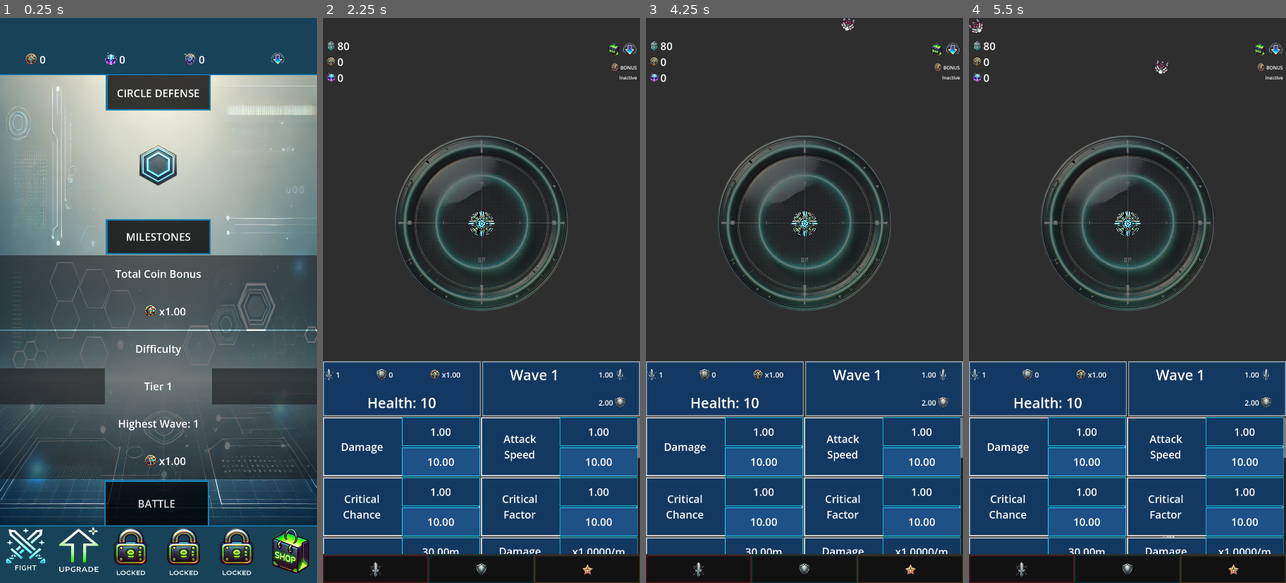
Above: before the commit, frames 1-4 (left to right).
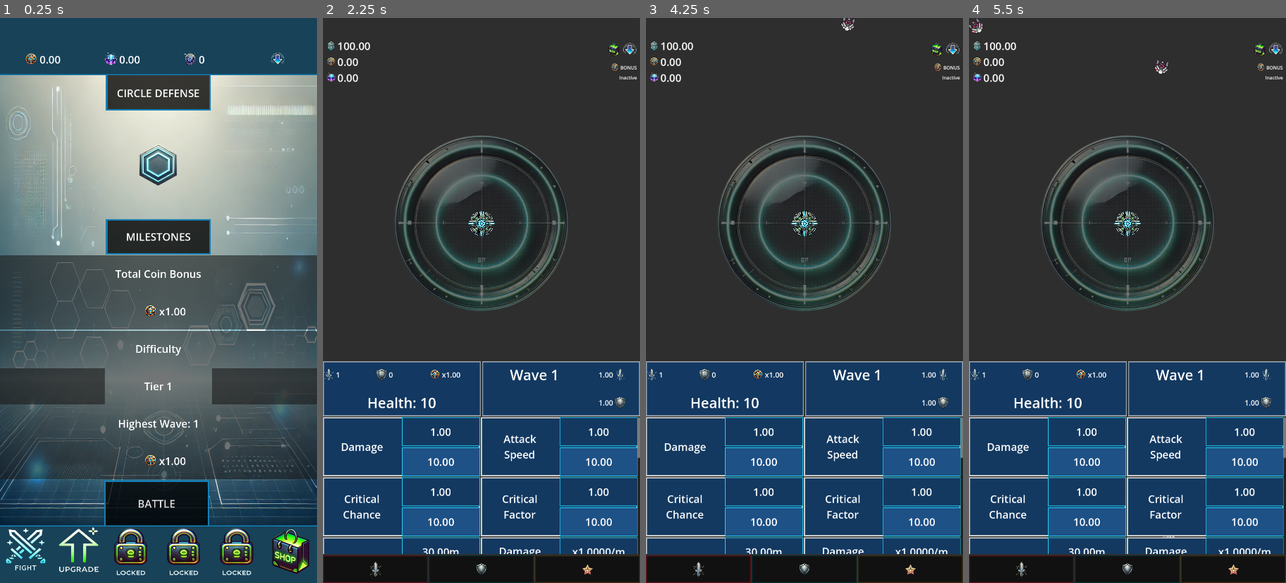
Above: after the commit, the same moments.

Repository: ascyrax/circle-defence
Game: Godot game, scene res://main.tscn
The game is run twice, just before and just after one commit, with the same random seed, the same clock (stepped at 60 frames per second) and the same inputs.
Inputs (mouse positions are in pixels of both pictures, inside the frame that each line leads up to):
- Up to frame 1 (0.25 s): no input
- Up to frame 2 (2.25 s): click (376, 385) at 0.5 s; click (586, 385) at 1.25 s; click "BATTLE" at 2 s
- Up to frame 3 (4.25 s): tap Enter at 2.75 s; move the mouse to (874, 272) at 2.77 s; click (874, 272) at 2.92 s; tap Space at 3.5 s; move the mouse to (741, 328) at 3.52 s; click (741, 328) at 3.67 s
- Up to frame 4 (5.5 s): move the mouse to (1159, 176) at 4.27 s; click (1159, 176) at 4.42 s; move the mouse to (1111, 413) at 5.02 s; click (1111, 413) at 5.17 s

The runs differ from the first frame. In frame 1, less than 0.1% of the frame differs, in the area x 14-45%, y 6-9%; in frame 2, 0.2%, in the area x 4-89%, y 4-69%; in frame 3, 0.2%; in frame 4, 0.2%.

Commit message:
refactor + values tweak

Diff:
--- a/attack_upgrades.gd
+++ b/attack_upgrades.gd
@@ -46,7 +46,7 @@
 	if(event is InputEventScreenTouch):
 		if(event.pressed):
 			if(GlobalData.get_cash_value() >= GlobalData.get_damage_upgrade_cost()):
-				GlobalData.update_damage(0.25)
+				GlobalData.update_damage(0.5)
 				GlobalData.update_cash_value(-GlobalData.get_damage_upgrade_cost())
 				GlobalData.update_damage_upgrade_cost(10.0)
 	#if(event is InputEventMouseButton or event is InputEventScreenTouch):
--- a/gamePlay.gd
+++ b/gamePlay.gd
@@ -139,21 +139,21 @@
 		newEnemy.set_enemy_rotation()
 
 func _update_resources():
-	_update_cash_value(str(GlobalData.get_cash_value()))
-	_update_coin_value(str(GlobalData.get_coin_value()))
-	_update_gem_value(str(GlobalData.get_gem_value()))
+	_update_cash_value((GlobalData.get_cash_value()))
+	_update_coin_value((GlobalData.get_coin_value()))
+	_update_gem_value((GlobalData.get_gem_value()))
 
 func _update_cash_value(value):
 	var cashValue = $"Panel/VBoxContainer/MarginContainer/HBoxContainer/VBoxContainer/Cash/CashValue" as Label
-	cashValue.text = str(value)
+	cashValue.text = str("%.2f" % value)
 
 func _update_coin_value(value):
 	var coinValue = $"Panel/VBoxContainer/MarginContainer/HBoxContainer/VBoxContainer/Coin/CoinValue" as Label
-	coinValue.text = str(value)
+	coinValue.text = str("%.2f" % value)
 
 func _update_gem_value(value):
 	var gemValue = $"Panel/VBoxContainer/MarginContainer/HBoxContainer/VBoxContainer/Gem/GemValue" as Label
-	gemValue.text = str(value)
+	gemValue.text = str("%.2f" % value)
 
 func _render_attack_upgrades():
 	var attackUpgradeInstance = attackUpgradeScene.instantiate() as Control
--- a/global_data.gd
+++ b/global_data.gd
@@ -1,7 +1,12 @@
 extends Node
 
-const _INITIAL_CASH_VALUE  = 80.0 # during wave 1 start
-var _cashValue = _INITIAL_CASH_VALUE
+const _INITIAL_CASH_VALUE  = 100.0 # during wave 1 start
+const _INITIAL_HEALTH  = 10.0 # during wave 1 start
+const _INITIAL_DAMAGE  = 1.0 # during wave 1 start
+const _INITIAL_ATTACK_SPEED  = 1.0 # during wave 1 start
+const _INITIAL_HEALTH_REGENERATION  = 0.0 # during wave 1 start
+
+var _cashValue = 0.0
 var _coinValue = 0.0
 var _gemValue = 0.0
 var _waveNumber = 1
@@ -10,10 +15,10 @@
 
 # enemy data
 var _enemySpawnInterval = 1
-var _enemyHealth = 2.0
-var _enemyDamage = 1.0
-var _enemyCashValue = 1.0
-var _enemyCoinValue = 0.0
+var _enemyHealth = 1.0 * _waveNumber
+var _enemyDamage = 1.0 * _waveNumber
+var _enemyCashValue = 1.0 * _waveNumber
+var _enemyCoinValue = 0.1 * _waveNumber
 
 # shooter data
 # attack
@@ -76,7 +81,12 @@
 
 
 
-
+func reset_game_play_values():
+	_health = _INITIAL_HEALTH
+	_damage = _INITIAL_DAMAGE
+	_attackSpeed = _INITIAL_ATTACK_SPEED
+	_healthRegeneration = _INITIAL_HEALTH_REGENERATION
+	_cashValue = _INITIAL_CASH_VALUE
 
 
 
@@ -128,7 +138,7 @@
 	return _enemyCashValue
 
 func get_enemy_coin_value():
-	return _enemySpawnInterval
+	return _enemyCoinValue
 
 
 func update_enemy_damage(value: float):
--- a/main.gd
+++ b/main.gd
@@ -7,6 +7,8 @@
 	GlobalData.coin_value_updated.connect(_update_coin_value)
 	GlobalData.gem_value_updated.connect(_update_gem_value)
 
+	# reset the gameplay specific values. e.g. wave1 begin cash values, health, etc.
+	GlobalData.reset_game_play_values()
 
 # Called every frame. 'delta' is the elapsed time since the previous frame.
 func _process(delta: float) -> void:
@@ -17,13 +19,14 @@
 	get_tree().change_scene_to_packed(gamePlayScene)
 
 func _update_resources():
-	_update_coin_value(str(GlobalData.get_coin_value()))
-	_update_gem_value(str(GlobalData.get_gem_value()))
+	_update_coin_value(GlobalData.get_coin_value())
+	_update_gem_value(GlobalData.get_gem_value())
 
-func _update_coin_value(value):
+func _update_coin_value(value: float):
 	var coinValue = $"Panel/HomeScreen/ResourcePanel/ResourceDisplay/Coin/CoinValue" as Label
-	coinValue.text = str(value)
+	coinValue.text = str("%.2f" % value)
+
 
 func _update_gem_value(value):
 	var gemValue = $"Panel/HomeScreen/ResourcePanel/ResourceDisplay/Gem/GemValue" as Label
-	gemValue.text = str(value)
+	gemValue.text = str("%.2f" % value)
--- a/shooter.tscn
+++ b/shooter.tscn
@@ -5,7 +5,7 @@
 [ext_resource type="Texture2D" uid="uid://b5mxrs4ae0qfy" path="res://art/attackRangeNoBg.png" id="2_kv71a"]
 
 [sub_resource type="CircleShape2D" id="CircleShape2D_7iicy"]
-radius = 70.0
+radius = 50.0
 
 [sub_resource type="CircleShape2D" id="CircleShape2D_ng7lw"]
 radius = 300.0
